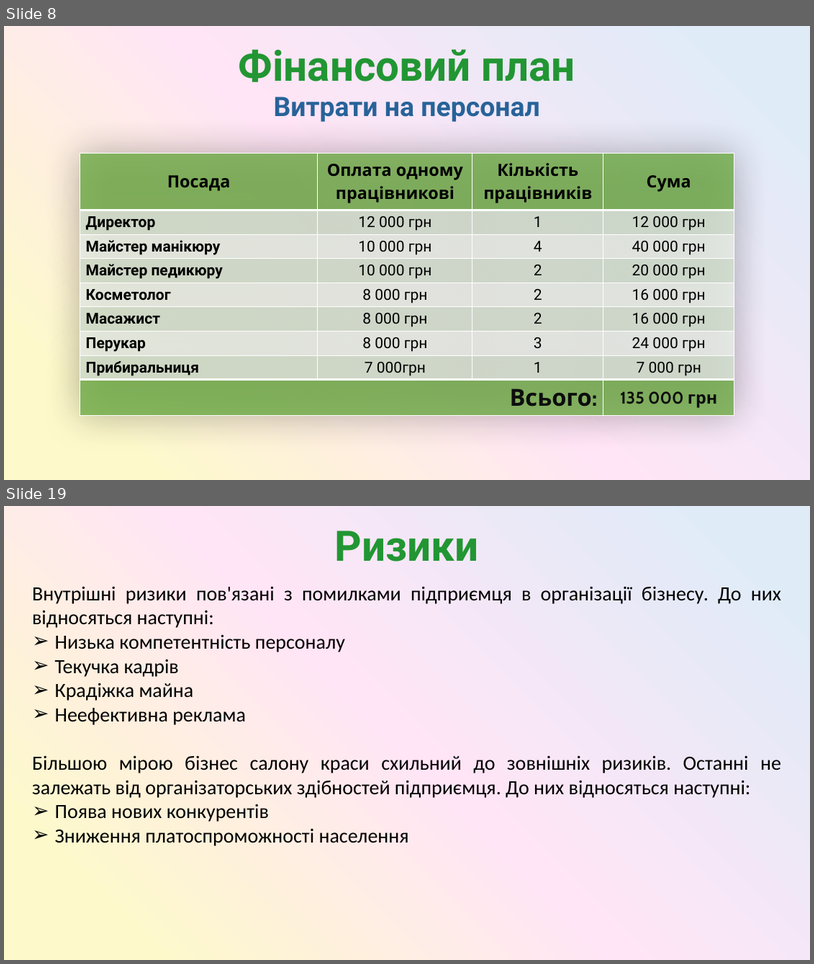
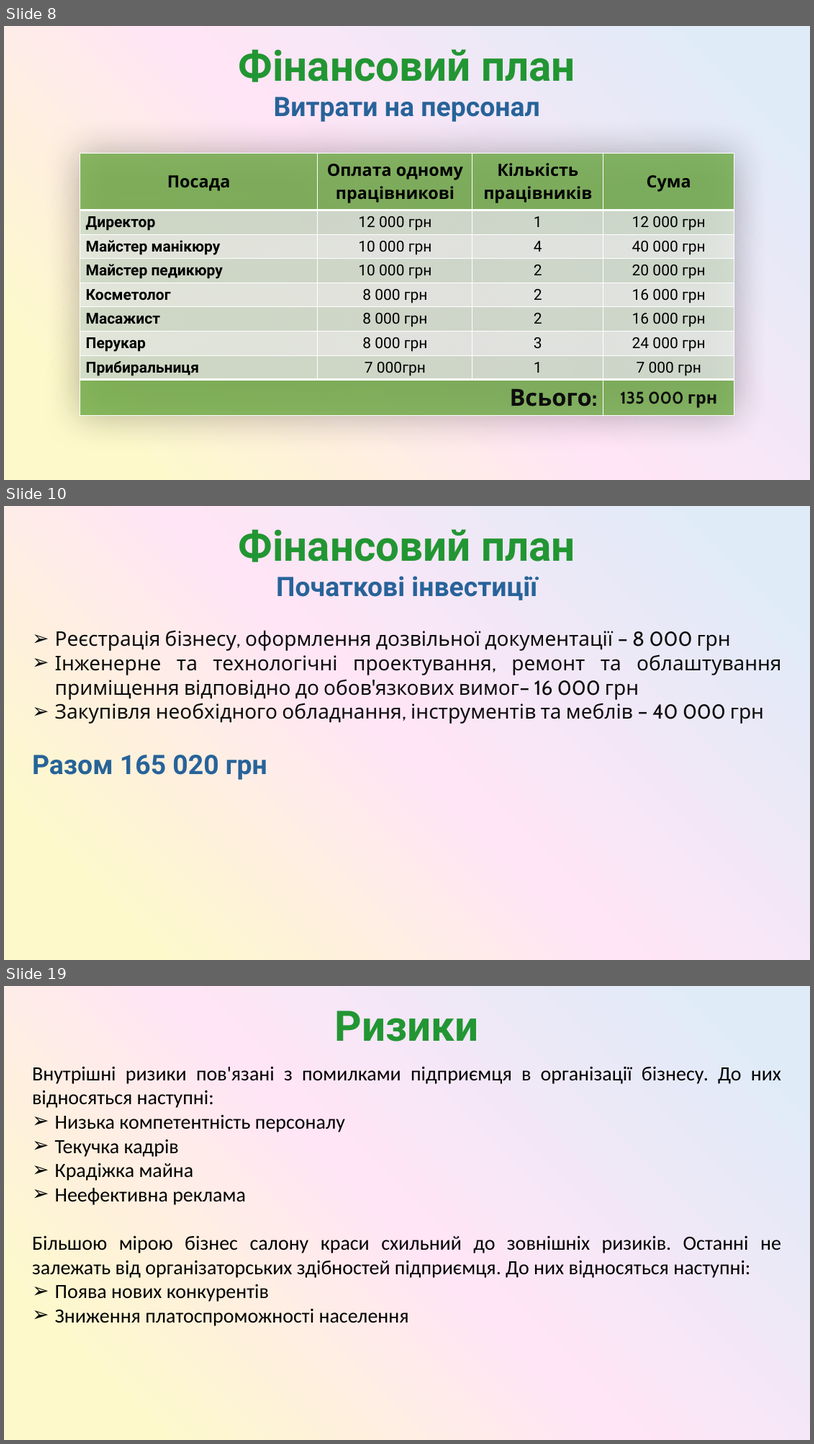
Before and after one commit to SashaGaran/Katya_diplomna, a slide deck: diplomna.pptx. Shown one above the other, each under a label of ours: slides 8 and 19 before the commit, slides 8, 10 and 19 after it; the slides between them are not shown. The pictures are 814x964 and 814x1444 pixels, drawn with LibreOffice and Linux fonts; fonts in the diff are those of the drawing. Boxes give left, top, right and bottom in pixels: in the first picture for what was removed or moved away, otherwise in the second. Text is boxed around its words. In the diff, an @@ line names an element or a change of style, - is before the commit and + after.

```diff
--- a/diplomna.pptx
+++ b/diplomna.pptx
@@ slide 10 added at <box>4,506,810,960</box>, background gradient #FDF9CB to #FFE5F6 to #E0EBF8 @@
@@ text added at <box>239,529,576,600</box>, 32 pt, text gradient #276399 to #5380FF, bold @@
+Фінансовий план
+Початкові інвестиції
@@ text added at <box>32,630,782,780</box>, 24 pt, text gradient #0D0D0D to #262626 @@
+➢ Реєстрація бізнесу, оформлення дозвільної документації – 8 000 грн
+➢ Інженерне та технологічні проектування, ремонт та облаштування приміщення відповідно до обов'язкових вимог– 16 000 грн
+➢ Закупівля необхідного обладнання, інструментів та меблів – 40 000 грн
+Разом 165 020 грн
```
Also in this commit, not shown: 1 other slide added, 2 slides removed.
